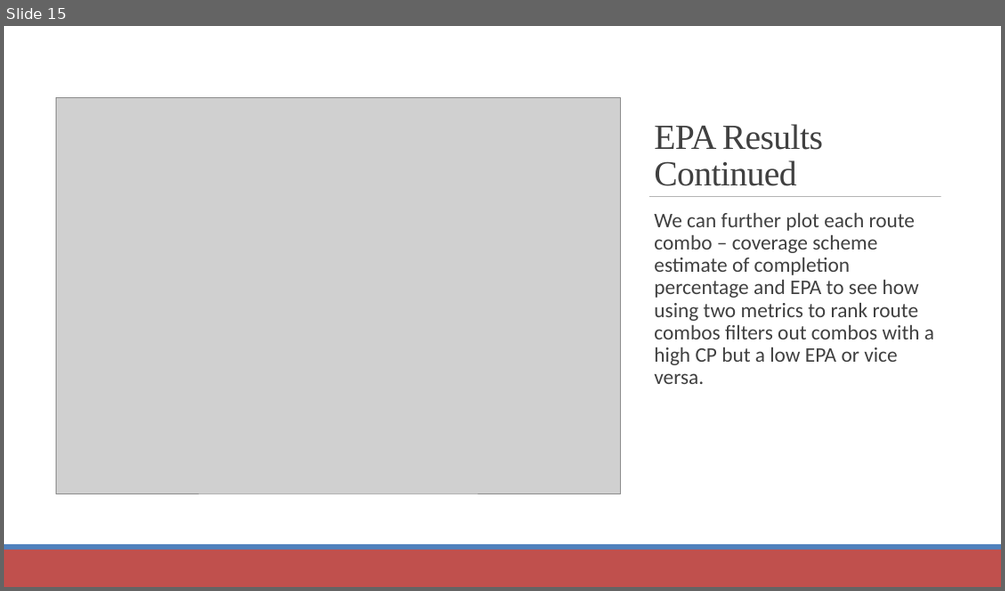
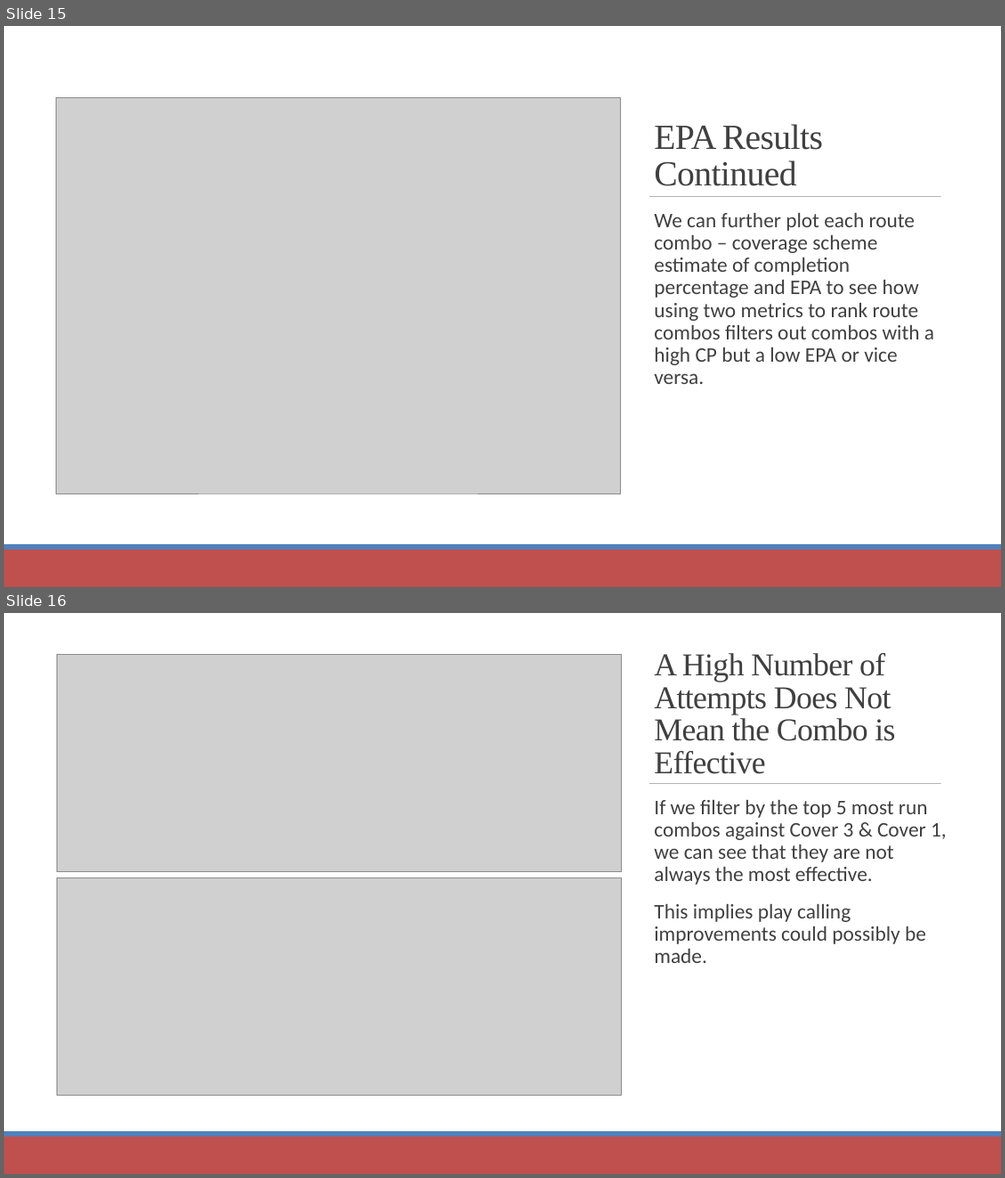
Before and after one commit to SportsInfoSolutions/AnalyticsChallenge2021, a slide deck: Submissions/jtchernak@comcast.net/Sports Info Solutions Analytics Challenge.pptx. Shown one above the other, each under a label of ours: slide 15 before the commit, slides 15 and 16 after it. The pictures are 1005x591 and 1005x1178 pixels, drawn with LibreOffice and Linux fonts; fonts in the diff are those of the drawing; grey boxes stand for pictures. Boxes give left, top, right and bottom in pixels: in the first picture for what was removed or moved away, otherwise in the second. Text is boxed around its words. In the diff, an @@ line names an element or a change of style, - is before the commit and + after.

```diff
--- a/Submissions/jtchernak@comcast.net/Sports Info Solutions Analytics Challenge.pptx
+++ b/Submissions/jtchernak@comcast.net/Sports Info Solutions Analytics Challenge.pptx
@@ slide 16 added at [4,613,1001,1174], background #FFFFFF @@
@@ rectangle added at [4,613,1001,1131], fill #FFFFFF @@
@@ picture added at [57,654,622,873] @@
@@ title added at [654,653,895,774], 30.6 pt, text #404040 @@
+A High Number of Attempts Does Not Mean the Combo is Effective
@@ line added from (649, 784) to (941, 784), #808080 0.5 pt @@
@@ text added at [654,800,947,963], 20 pt, text #404040 @@
+  If we filter by the top 5 most run combos against Cover 3 & Cover 1, we can see that they are not always the most effective.
+  This implies play calling improvements could possibly be made.
@@ picture added at [57,877,622,1096] @@
@@ rectangle added at [4,1131,1001,1136], fill #4F81BD @@
@@ rectangle added at [4,1136,1001,1174], fill #C0504D @@
```
Also in this commit, not shown: 1 other file.
